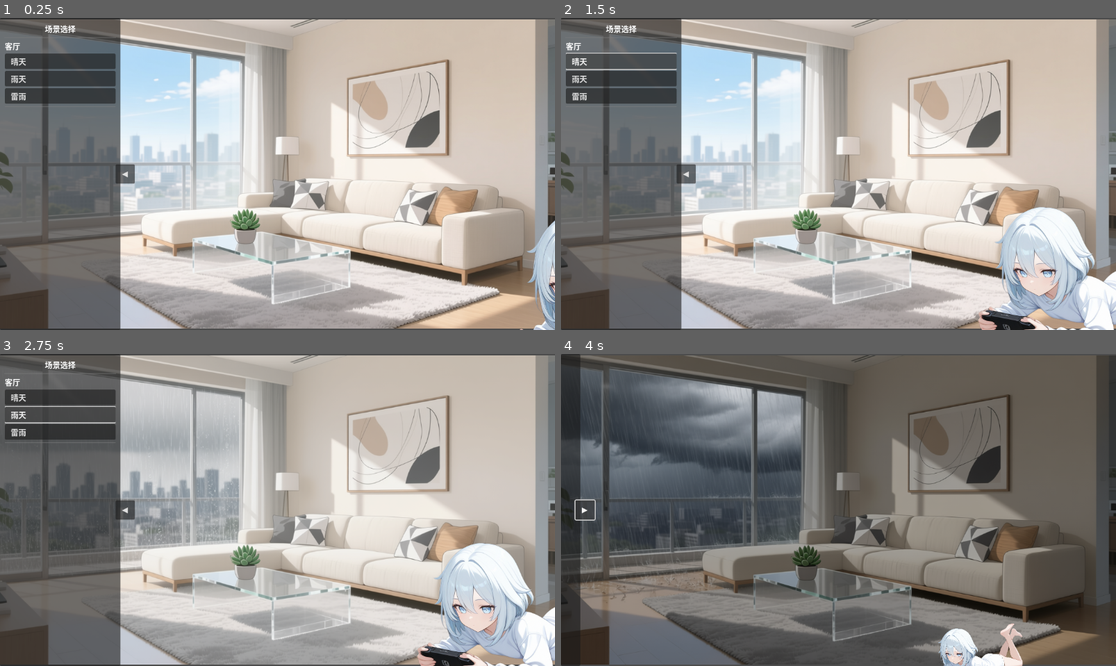
Above: before the commit, frames 1-4 (two rows, left to right).
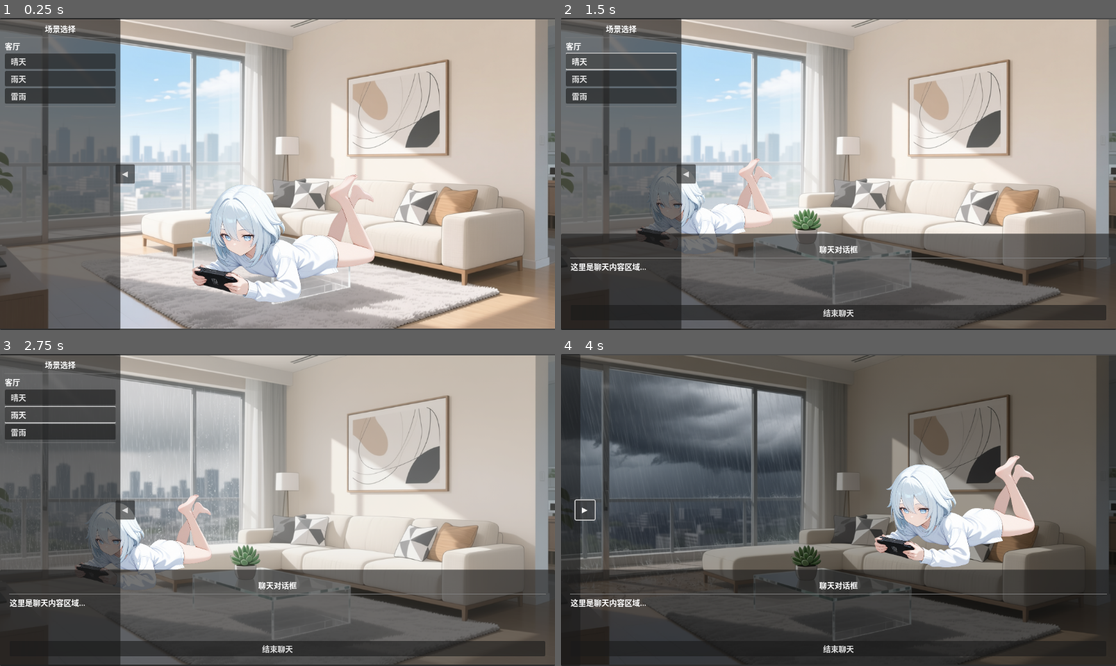
Above: after the commit, the same moments.

Repository: xhc2008/CABM-ED
Game: Godot game, scene res://scripts/main.tscn
Same seed, same stepped clock (60 frames per second), same inputs: the game is played once before the commit and once after it.
Inputs (mouse positions are in pixels of both pictures, inside the frame that each line leads up to):
- Up to frame 1 (0.25 s): no input
- Up to frame 2 (1.5 s): click (838, 236) at 0.52 s; click "晴天" at 1.25 s
- Up to frame 3 (2.75 s): click "雨天" at 2 s
- Up to frame 4 (4 s): click "雷雨" at 2.75 s; click "◀" at 3.5 s

The runs differ from the first frame. In frame 1, 7.0% of the frame differs, in the area x 34-100%, y 50-100%; in frame 2, 32%; in frame 3, 33%, in the area x 0-100%, y 44-100%; in frame 4, 32%.

Commit message:
fix: 角色位置、大小

Diff:
--- a/config/character_presets.json
+++ b/config/character_presets.json
@@ -2,26 +2,26 @@
   "livingroom": [
     {
       "image": "1.png",
-      "scale": 0.5,
+      "scale": 0.3,
       "position": {
-        "x": 0.5,
-        "y": 0.25
+        "x": 0.25,
+        "y": 0.6
       }
     },
     {
       "image": "1.png",
-      "scale": 0.2,
+      "scale": 0.35,
       "position": {
-        "x": 0.3,
-        "y": 0.4
+        "x": 0.7,
+        "y": 0.5
       }
     },
     {
       "image": "1.png",
-      "scale": 0.6,
+      "scale": 0.4,
       "position": {
-        "x": 0.7,
-        "y": 0.3
+        "x": 0.5,
+        "y": 0.7
       }
     }
   ]
--- a/scripts/character.gd
+++ b/scripts/character.gd
@@ -3,9 +3,10 @@
 signal character_clicked
 
 var current_scene: String = ""
-var original_position: Vector2
-var original_scale: float
+var original_preset: Dictionary
 var is_chatting: bool = false
+var background_node: TextureRect
+var base_background_size: Vector2  # 背景的基准大小（第一次加载时的大小）
 
 # 聊天状态的配置
 const CHAT_POSITION_RATIO = Vector2(0.5, 0.4)
@@ -13,6 +14,60 @@
 
 func _ready():
 	pressed.connect(_on_pressed)
+	get_viewport().size_changed.connect(_on_viewport_size_changed)
+
+func set_background_reference(bg: TextureRect):
+	background_node = bg
+
+func _on_viewport_size_changed():
+	# 窗口大小改变时，更新角色位置和缩放
+	if not is_chatting and visible and original_preset.size() > 0:
+		_update_position_and_scale_from_preset()
+
+func _get_background_scale_factor() -> float:
+	if not background_node or base_background_size == Vector2.ZERO:
+		return 1.0
+
+	# 计算背景的缩放比例（使用较小的维度以保持比例）
+	var current_size = background_node.size
+	var scale_x = current_size.x / base_background_size.x
+	var scale_y = current_size.y / base_background_size.y
+
+	# 使用较小的缩放比例，确保角色不会超出背景
+	return min(scale_x, scale_y)
+
+func _update_position_and_scale_from_preset():
+	if not background_node:
+		print("错误: background_node 为空")
+		return
+
+	if not texture_normal:
+		return
+
+	# 获取背景的实际大小
+	var bg_size = background_node.size
+
+	# 计算背景的缩放比例
+	var bg_scale_factor = _get_background_scale_factor()
+
+	# 应用缩放到角色（基础缩放 × 背景缩放比例）
+	var final_scale = original_preset.scale * bg_scale_factor
+	scale = Vector2(final_scale, final_scale)
+
+	# 计算角色中心点应该在的位置（相对于背景的本地坐标）
+	var char_center_pos = Vector2(
+		original_preset.position.x * bg_size.x,
+		original_preset.position.y * bg_size.y
+	)
+
+	# 计算角色左上角的位置（因为position是左上角）
+	# 需要减去缩放后的图片尺寸的一半
+	var texture_size = texture_normal.get_size()
+	var scaled_half_size = texture_size * final_scale / 2.0
+
+	position = char_center_pos - scaled_half_size
+
+	print("背景大小: ", bg_size, " 缩放因子: ", bg_scale_factor, " 最终缩放: ", final_scale, " position: ", position)
 
 func load_character_for_scene(scene_id: String):
 	current_scene = scene_id
@@ -45,29 +100,23 @@
 		return
 
 	# 随机选择一个预设
-	var preset = presets[randi() % presets.size()]
+	original_preset = presets[randi() % presets.size()]
 
 	# 加载角色图片
-	var image_path = "res://assets/images/character/%s/%s" % [scene_id, preset.image]
+	var image_path = "res://assets/images/character/%s/%s" % [scene_id, original_preset.image]
 	if ResourceLoader.exists(image_path):
 		texture_normal = load(image_path)
 
-		# 设置位置和缩放
-		var viewport_size = get_viewport_rect().size
-		original_position = Vector2(
-			preset.position.x * viewport_size.x,
-			preset.position.y * viewport_size.y
-		)
-		original_scale = preset.scale
+		# 记录背景的基准大小（如果还没记录）
+		if background_node and base_background_size == Vector2.ZERO:
+			base_background_size = background_node.size
+			print("记录基准背景大小: ", base_background_size)
 
-		position = original_position
-		scale = Vector2(original_scale, original_scale)
-
-		# 调整pivot以便缩放时居中
-		pivot_offset = texture_normal.get_size() / 2
+		# 更新位置和缩放
+		_update_position_and_scale_from_preset()
 
 		visible = true
-		print("角色已加载: ", image_path)
+		print("角色已加载: ", image_path, " 预设位置: ", original_preset.position, " 实际位置: ", position)
 	else:
 		print("角色图片不存在: ", image_path)
 		visible = false
@@ -83,18 +132,35 @@
 	if ResourceLoader.exists(chat_image_path):
 		texture_normal = load(chat_image_path)
 
-	# 移动到屏幕中央
-	var viewport_size = get_viewport_rect().size
-	var target_position = Vector2(
-		CHAT_POSITION_RATIO.x * viewport_size.x,
-		CHAT_POSITION_RATIO.y * viewport_size.y
+	# 计算背景中央位置（本地坐标）
+	if not background_node:
+		print("错误: start_chat 时 background_node 为空")
+		return
+
+	var bg_size = background_node.size
+
+	# 计算背景缩放因子
+	var bg_scale_factor = _get_background_scale_factor()
+	var final_chat_scale = CHAT_SCALE * bg_scale_factor
+
+	# 计算中心点位置
+	var center_pos = Vector2(
+		CHAT_POSITION_RATIO.x * bg_size.x,
+		CHAT_POSITION_RATIO.y * bg_size.y
 	)
+
+	# 计算左上角位置（减去缩放后图片尺寸的一半）
+	var texture_size = texture_normal.get_size()
+	var scaled_half_size = texture_size * final_chat_scale / 2.0
+	var target_pos = center_pos - scaled_half_size
+
+	print("聊天目标中心: ", center_pos, " 缩放: ", final_chat_scale, " 最终position: ", target_pos)
 
 	# 创建移动动画
 	var tween = create_tween()
 	tween.set_parallel(true)
-	tween.tween_property(self, "position", target_position, 0.5).set_trans(Tween.TRANS_CUBIC).set_ease(Tween.EASE_OUT)
-	tween.tween_property(self, "scale", Vector2(CHAT_SCALE, CHAT_SCALE), 0.5).set_trans(Tween.TRANS_CUBIC).set_ease(Tween.EASE_OUT)
+	tween.tween_property(self, "position", target_pos, 0.5).set_trans(Tween.TRANS_CUBIC).set_ease(Tween.EASE_OUT)
+	tween.tween_property(self, "scale", Vector2(final_chat_scale, final_chat_scale), 0.5).set_trans(Tween.TRANS_CUBIC).set_ease(Tween.EASE_OUT)
 
 func end_chat():
 	if not is_chatting:
@@ -105,12 +171,6 @@
 	# 重新加载场景中的随机位置
 	load_character_for_scene(current_scene)
 
-	# 创建返回动画
-	var tween = create_tween()
-	tween.set_parallel(true)
-	tween.tween_property(self, "position", original_position, 0.5).set_trans(Tween.TRANS_CUBIC).set_ease(Tween.EASE_OUT)
-	tween.tween_property(self, "scale", Vector2(original_scale, original_scale), 0.5).set_trans(Tween.TRANS_CUBIC).set_ease(Tween.EASE_OUT)
-
 func _on_pressed():
 	if not is_chatting:
 		character_clicked.emit()
--- a/scripts/main.gd
+++ b/scripts/main.gd
@@ -2,7 +2,7 @@
 
 @onready var background: TextureRect = $Background
 @onready var sidebar = $Sidebar
-@onready var character = $Character
+@onready var character = $Background/Character
 @onready var chat_dialog = $ChatDialog
 
 var current_scene: String = ""
@@ -15,6 +15,7 @@
 
 	# 连接角色信号
 	character.character_clicked.connect(_on_character_clicked)
+	character.set_background_reference(background)
 
 	# 连接聊天对话框信号
 	chat_dialog.chat_ended.connect(_on_chat_ended)
--- a/scripts/main.tscn
+++ b/scripts/main.tscn
@@ -23,6 +23,10 @@
 grow_vertical = 2
 expand_mode = 1
 stretch_mode = 5
+
+[node name="Character" type="TextureButton" parent="Background"]
+layout_mode = 1
+script = ExtResource("3_character")
 
 [node name="Sidebar" type="Panel" parent="."]
 custom_minimum_size = Vector2(250, 0)
@@ -79,10 +83,6 @@
 grow_vertical = 2
 text = "◀"
 
-[node name="Character" type="TextureButton" parent="."]
-layout_mode = 0
-script = ExtResource("3_character")
-
 [node name="ChatDialog" type="Panel" parent="."]
 layout_mode = 1
 anchors_preset = 12
